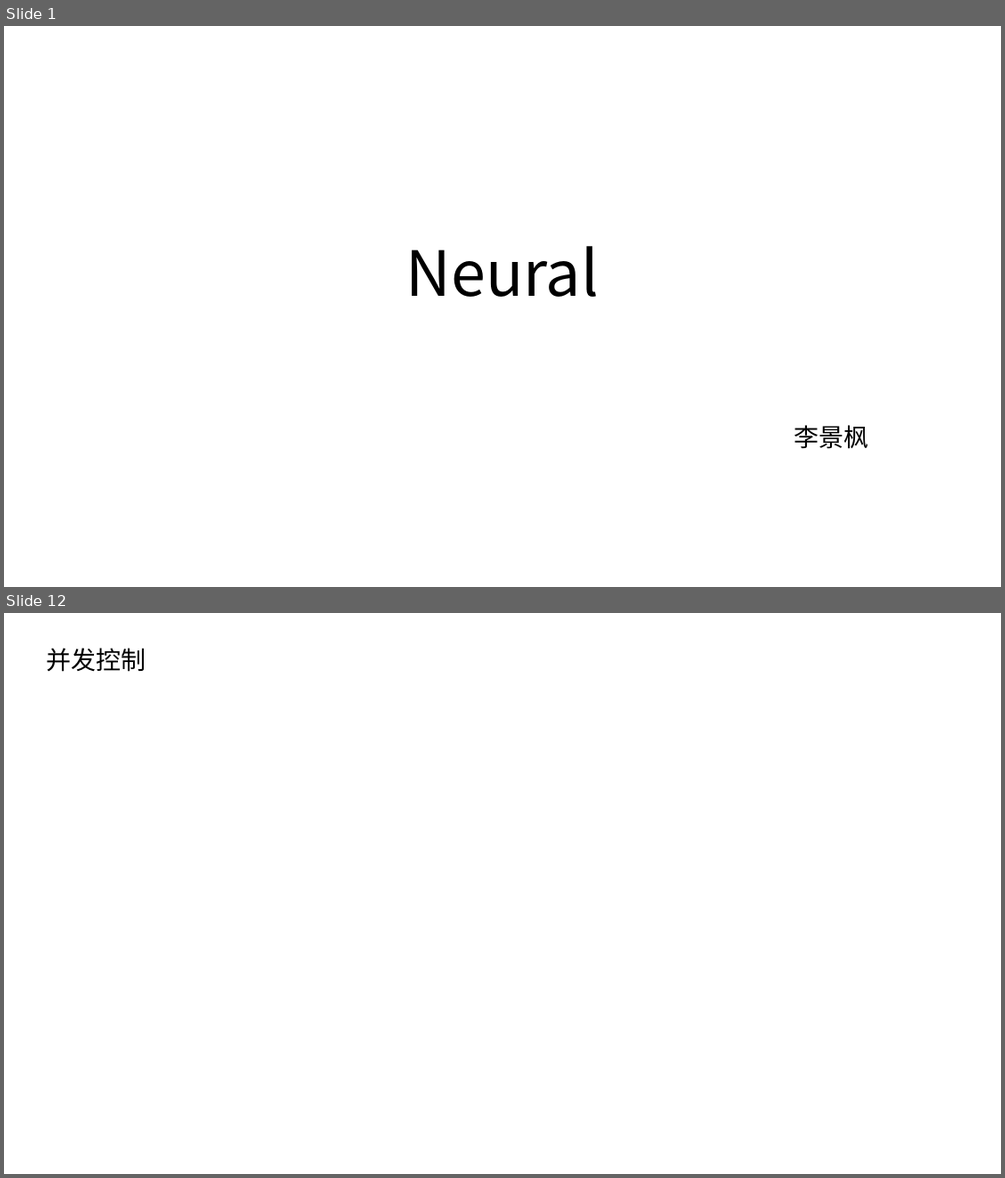
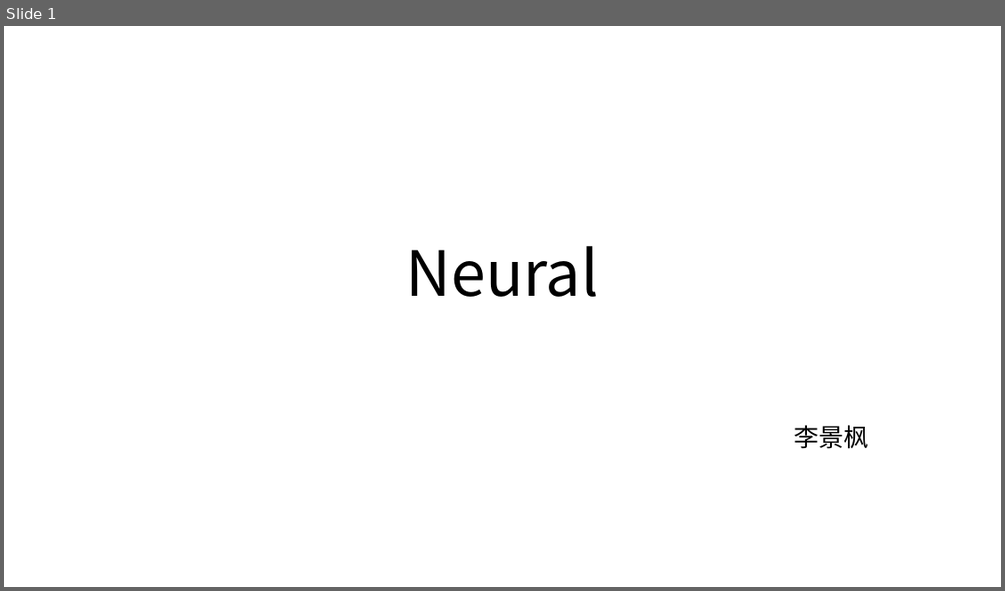
Before and after one commit to Joypigg/neural, a slide deck: docs/Neural.pptx. Shown one above the other, each under a label of ours: slides 1 and 12 before the commit, slide 1 after it; the slides between them are not shown. The pictures are 1005x1178 and 1005x591 pixels, drawn with LibreOffice and Linux fonts; fonts in the diff are those of the drawing. Boxes give left, top, right and bottom in pixels: in the first picture for what was removed or moved away, otherwise in the second. Text is boxed around its words. In the diff, an @@ line names an element or a change of style, - is before the commit and + after.

```diff
--- a/docs/Neural.pptx
+++ b/docs/Neural.pptx
@@ slide 12 removed at box(4, 613, 1001, 1174), background #FFFFFF @@
@@ title removed at box(47, 648, 146, 672) @@
-并发控制
```
Also in this commit, not shown: 2 slides changed, 5 slides added, 10 other slides removed, 2 other files.
